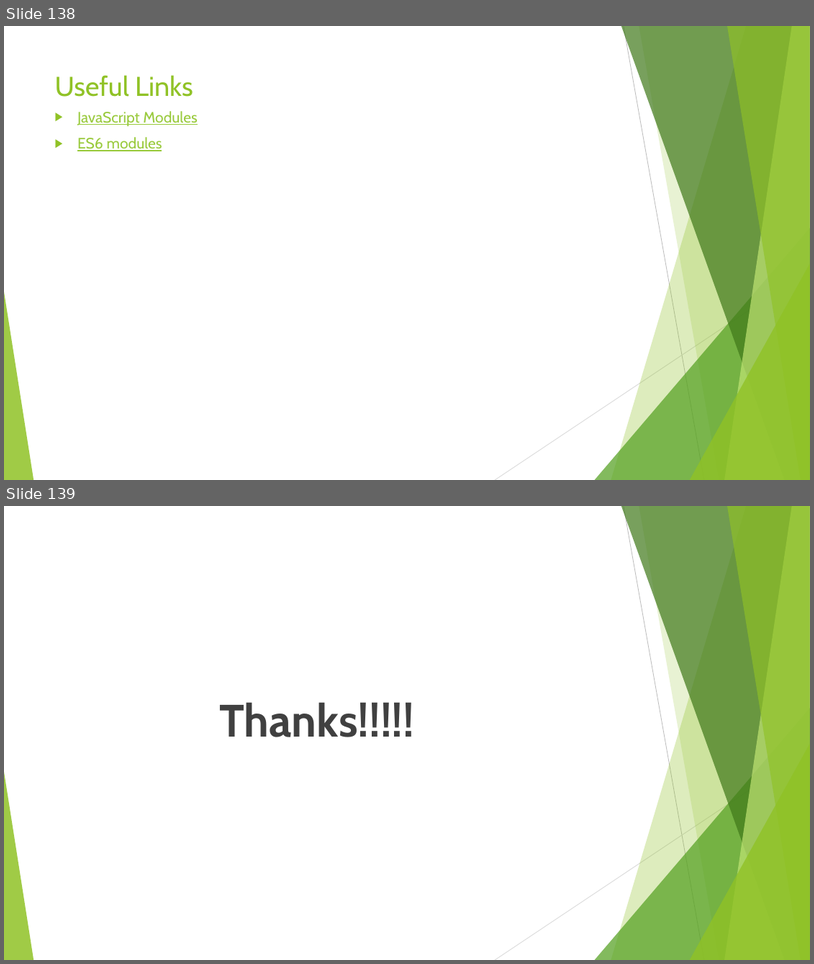
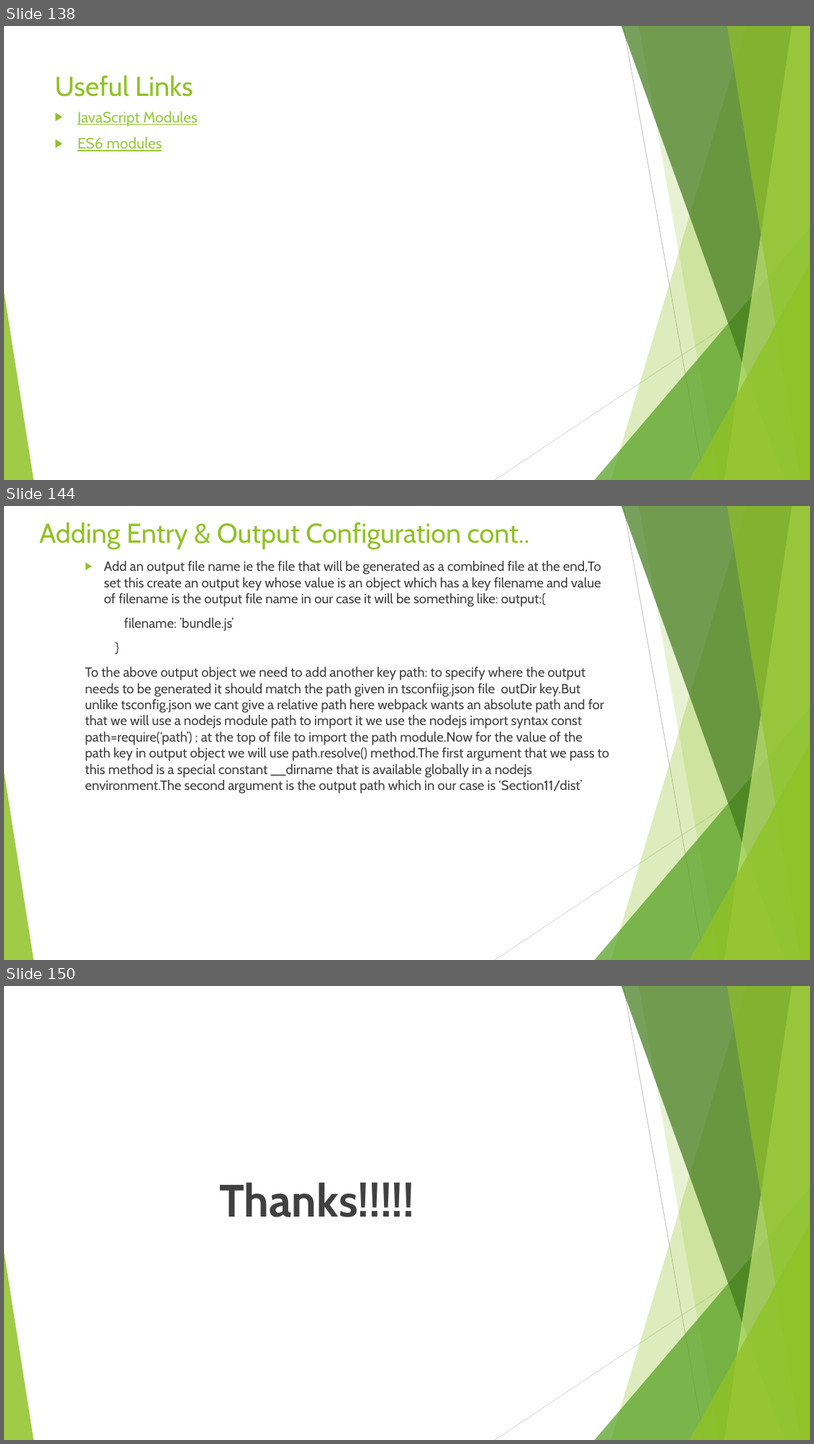
Before and after one commit to rudhrainfogain/TypeScript, a slide deck: PPT/TypeScriptv10.pptx. Shown one above the other, each under a label of ours: slides 138 and 139 before the commit, slides 138, 144 and 150 after it; the slides between them are not shown. The pictures are 814x964 and 814x1444 pixels, drawn with LibreOffice and Linux fonts; fonts in the diff are those of the drawing. Boxes give left, top, right and bottom in pixels: in the first picture for what was removed or moved away, otherwise in the second. Text is boxed around its words. In the diff, an @@ line names an element or a change of style, - is before the commit and + after.

Commit message:
Webpack complete

```diff
--- a/PPT/TypeScriptv10.pptx
+++ b/PPT/TypeScriptv10.pptx
@@ slide 144 added at [4,506,810,960], background #FFFFFF; not listed: 10 template elements that a slide beside it also shows @@
@@ title added at [39,522,530,549], 32.4 pt, text #90C226 @@
+Adding Entry & Output Configuration cont..
@@ text added at [85,561,610,793], 16 pt, text #404040 @@
+  ▶ Add an output file name ie the file that will be generated as a combined file at the end,To set this create an output key whose value is an object which has a key filename and value of filename is the output file name in our case it will be something like: output:{
+  filename: ’bundle.js’
+  }
+  To the above output object we need to add another key path: to specify where the output needs to be generated it should match the path given in tsconfiig.json file outDir key.But unlike tsconfig.json we cant give a relative path here webpack wants an absolute path and for that we will use a nodejs module path to import it we use the nodejs import syntax const path=require(‘path’) ; at the top of file to import the path module.Now for the value of the path key in output object we will use path.resolve() method.The first argument that we pass to this method is a special constant __dirname that is available globally in a nodejs environment.The second argument is the output path which in our case is ‘Section11/dist’
@@ what was slide 139 is now slide 150 @@
```
Also in this commit, not shown: 10 other slides added, 21 other files.
